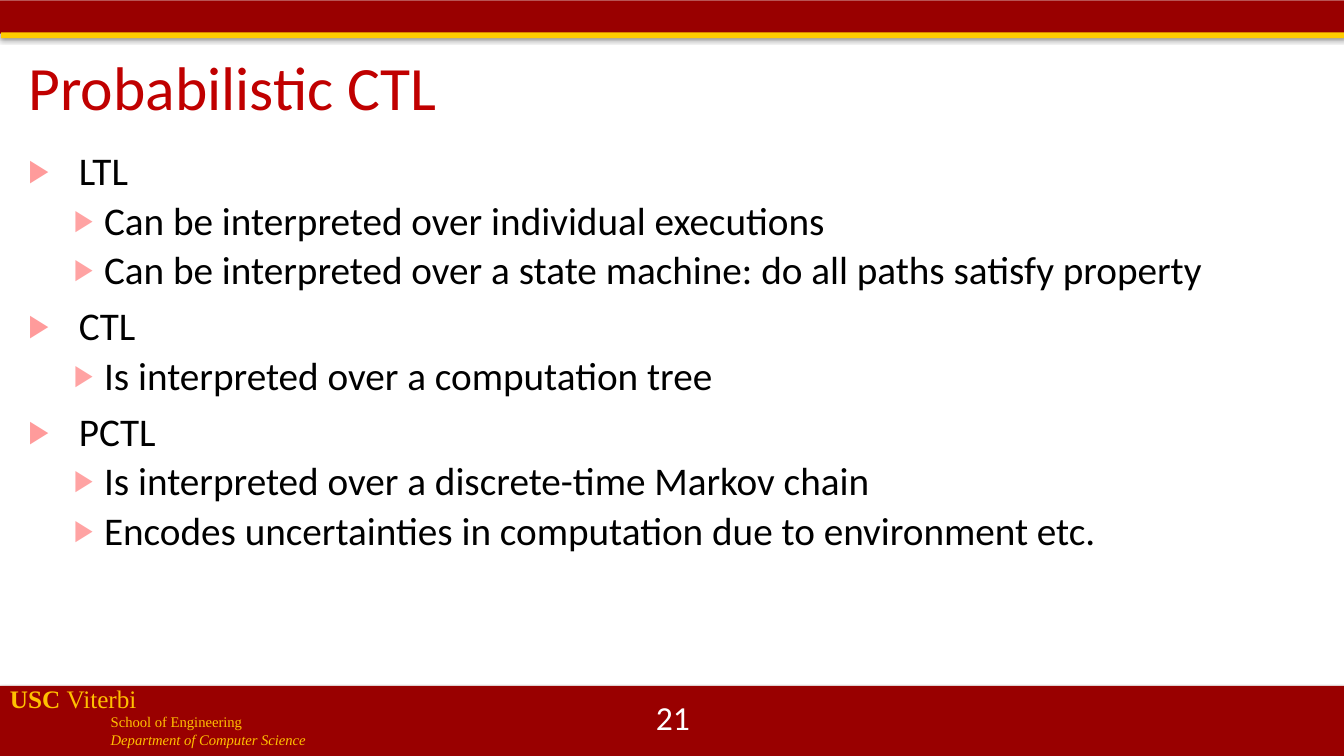
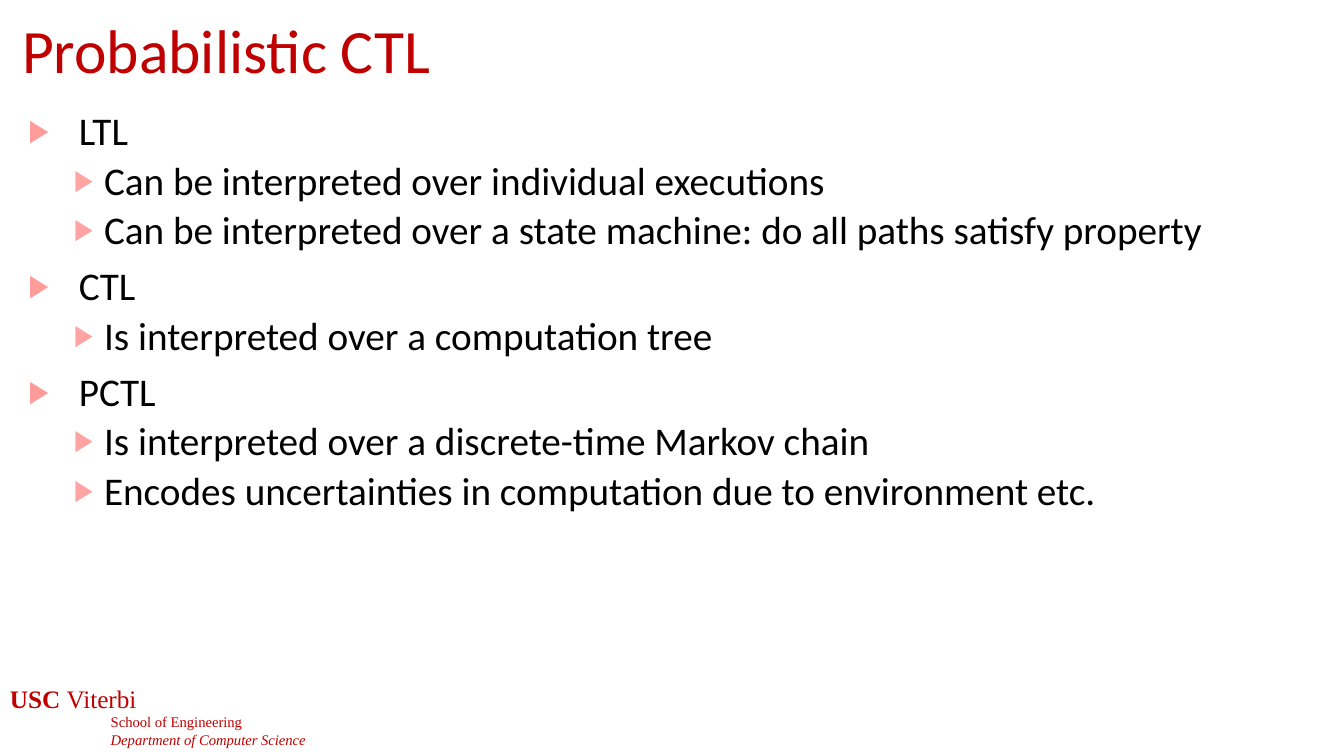
Before and after one commit to jdeshmukh/jdeshmukh.github.io, a slide deck: slide 21 of teaching/cs513slides/lecture9-Probabilistic-Models.pptx. Drawn at 1344x756 pixels with LibreOffice and Linux fonts; fonts in the diff are those of the drawing; background and template pictures are left out. Boxes give left, top, right and bottom in pixels: in the first picture for what was removed or moved away, otherwise in the second. Text is boxed around its words. In the diff, an @@ line names an element or a change of style, - is before the commit and + after.

```diff
--- a/teaching/cs513slides/lecture9-Probabilistic-Models.pptx
+++ b/teaching/cs513slides/lecture9-Probabilistic-Models.pptx
@@ rectangle removed at (0, 0, 1344, 33) @@
@@ title "Probabilistic CTL": place and size @@
-title "Probabilistic CTL" at (28, 67, 436, 111)
+title "Probabilistic CTL" at (22, 30, 430, 74)
@@ rectangle removed at (1, 32, 1344, 38) @@
@@ text "LTL": place and size @@
-text "LTL" at (79, 160, 1202, 552)
+text "LTL" at (79, 120, 1202, 512)
@@ text "USC Viterbi" at (10, 690, 306, 748): text colour #FFC000 to #C00000 @@
@@ rectangle removed at (0, 687, 1344, 756) @@
```
Also in this commit, not shown: 32 other slides changed.
